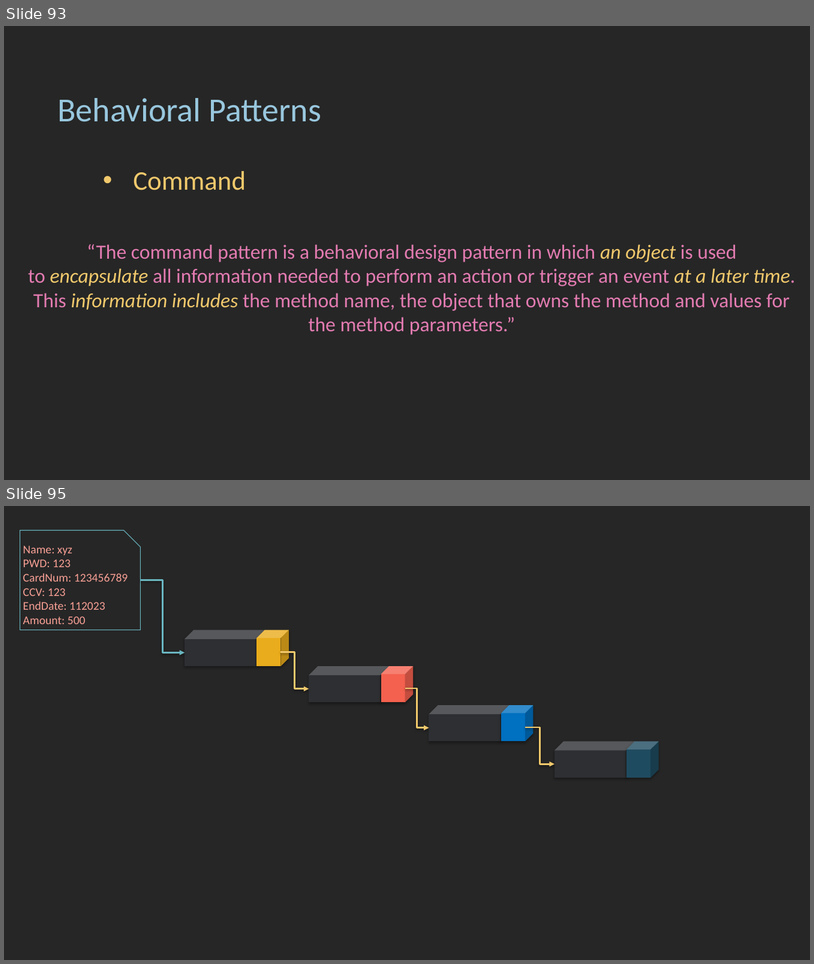
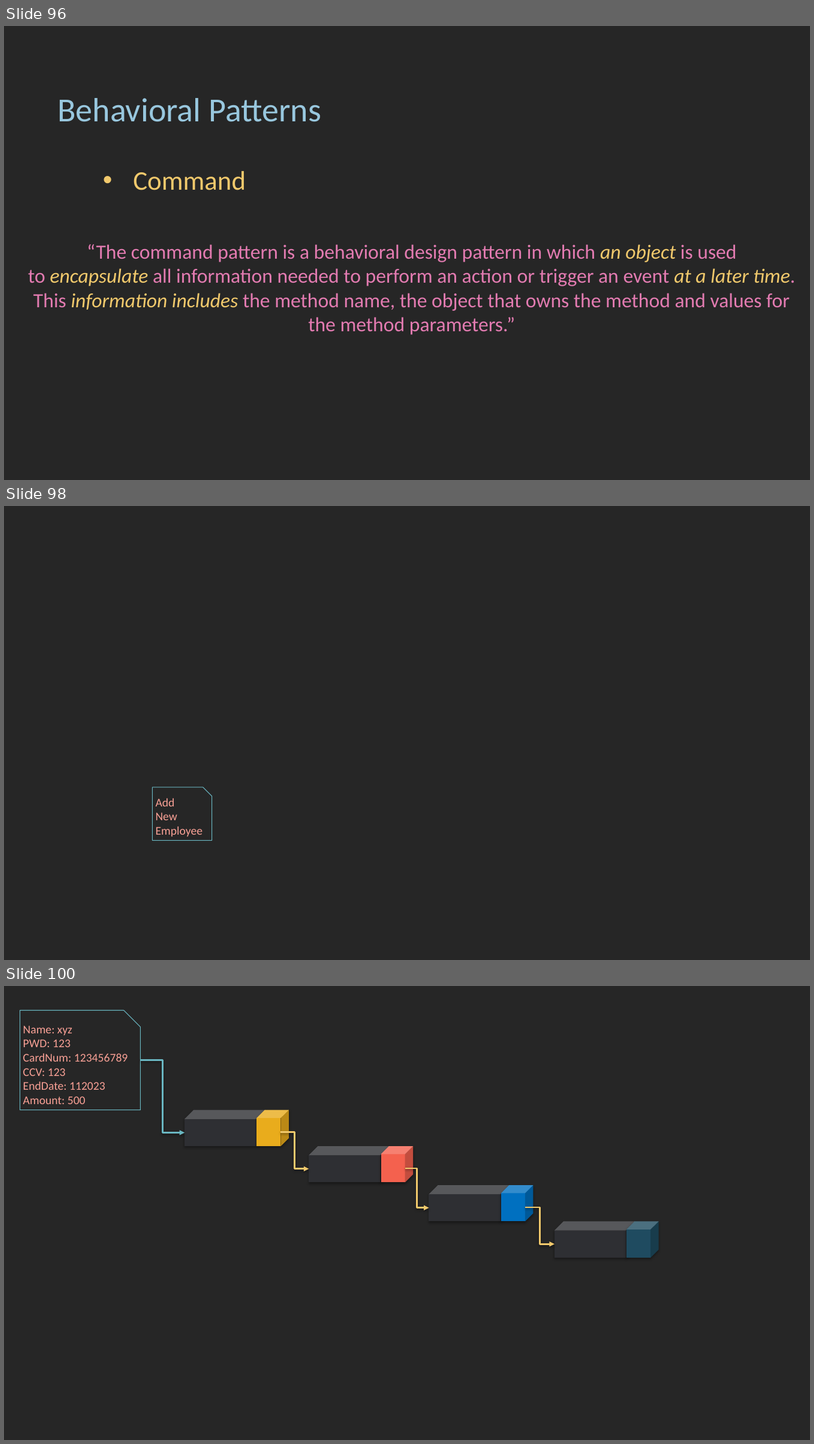
Before and after one commit to Eng-MohammedReda/SOFTWARE_DESIGN_PATTERNS_PPT, a slide deck: Modern Software Design Patterns 2.pptx. Shown one above the other, each under a label of ours: slides 93 and 95 before the commit, slides 96, 98 and 100 after it; the slides between them are not shown. The pictures are 814x964 and 814x1444 pixels, drawn with LibreOffice and Linux fonts; fonts in the diff are those of the drawing. Boxes give left, top, right and bottom in pixels: in the first picture for what was removed or moved away, otherwise in the second. Text is boxed around its words. In the diff, an @@ line names an element or a change of style, - is before the commit and + after.

```diff
--- a/Modern Software Design Patterns 2.pptx
+++ b/Modern Software Design Patterns 2.pptx
@@ slide 98 added at bbox=[4, 506, 810, 960], background #262626 @@
@@ snip rect added at bbox=[152, 787, 212, 841], outline #6AB7C2 0.75 pt, 14 pt, text #F8A095 @@
+Add
+New
+Employee
@@ what was slide 93 is now slide 96 @@
@@ what was slide 95 is now slide 100 @@
```
Also in this commit, not shown: 4 other slides added.
